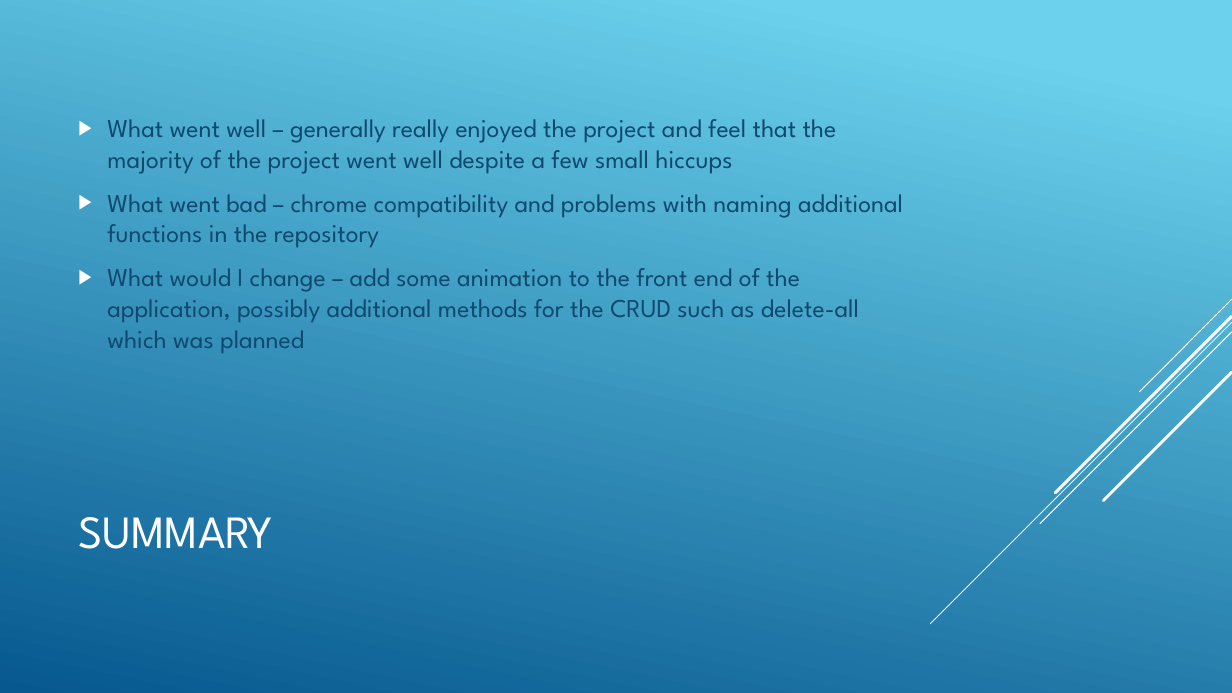
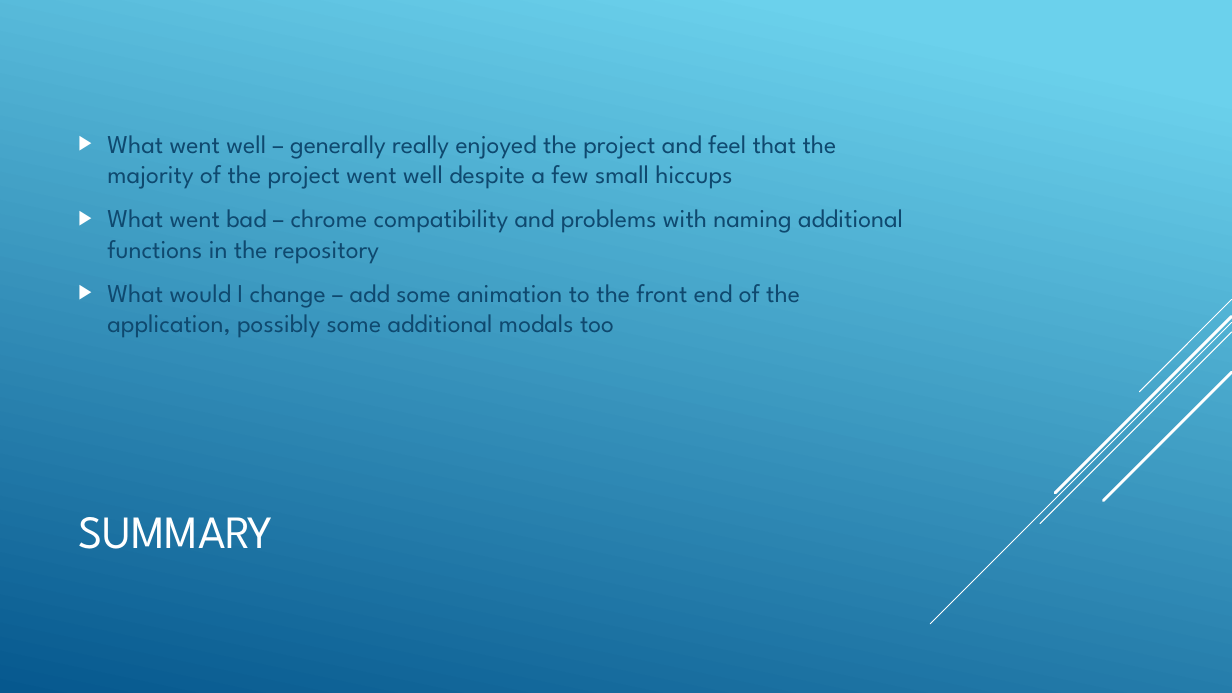
Before and after one commit to zachzloof/zachzloof_assessment2, a slide deck: slide 14 of documentation/presentation/presentation.pptx. Drawn at 1232x693 pixels with LibreOffice and Linux fonts; fonts in the diff are those of the drawing. Boxes give left, top, right and bottom in pixels: in the first picture for what was removed or moved away, otherwise in the second. Text is boxed around its words. In the diff, an @@ line names an element or a change of style, - is before the commit and + after.

```diff
--- a/documentation/presentation/presentation.pptx
+++ b/documentation/presentation/presentation.pptx
@@ text at bbox=[107, 284, 800, 337]: text changed @@
-▶ What would I change – add some animation to the front end of the application, possibly additional methods for the CRUD such as delete-all which was planned
+▶ What would I change – add some animation to the front end of the application, possibly some additional modals too
```
Also in this commit, not shown: 7 other files.
